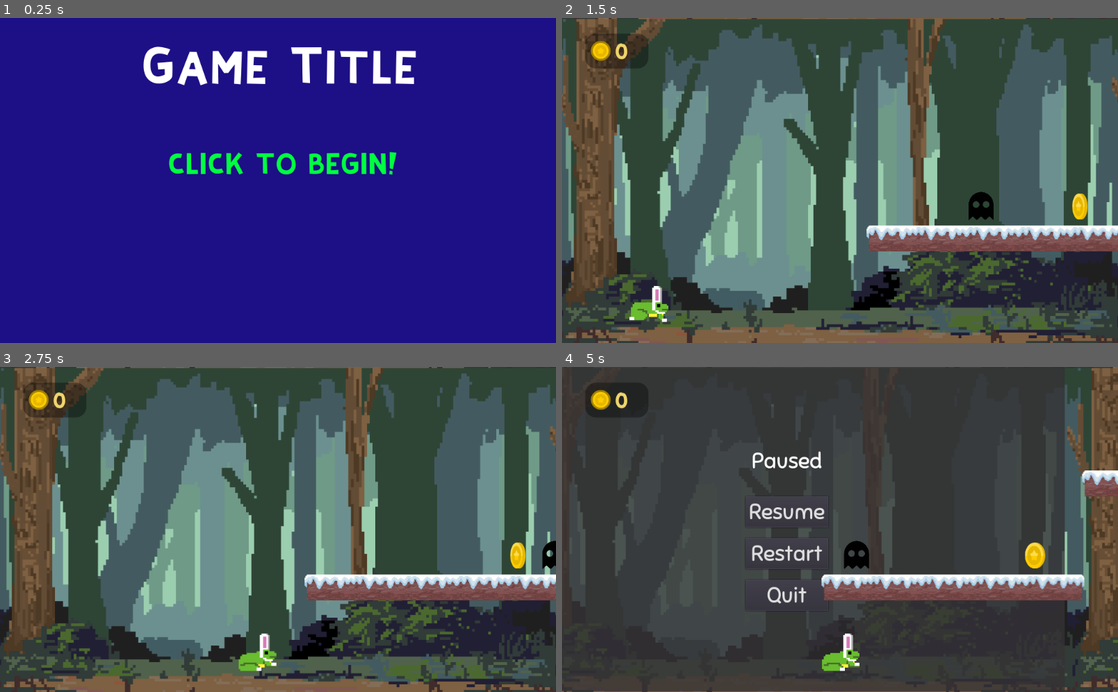
Above: before the commit, frames 1-4 (two rows, left to right).
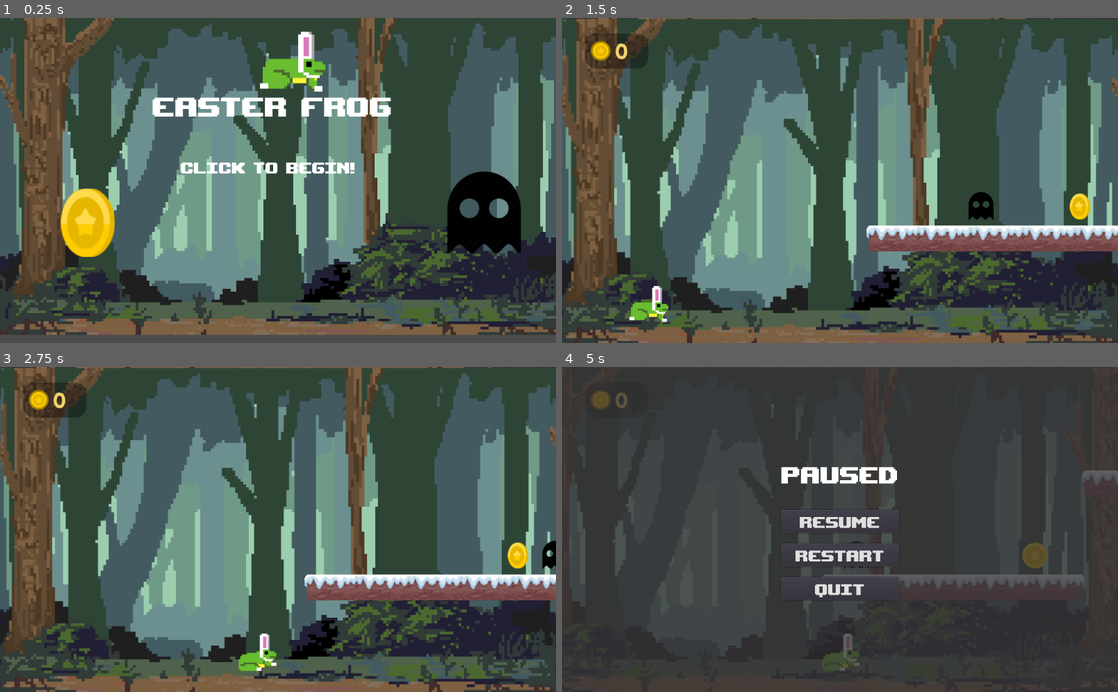
Above: after the commit, the same moments.

Repository: mmheyer/Bunny-Frog
Game: Godot game, scene res://TitleMenu.tscn
The game is run twice, just before and just after one commit, with the same random seed, the same clock (stepped at 60 frames per second) and the same inputs.
Inputs:
- Up to frame 1 (0.25 s): no input
- Up to frame 2 (1.5 s): click "CLICK TO BEGIN!" at 0.5 s; hold Right (right) from 1.28 s (still down)
- Up to frame 3 (2.75 s): keep holding Right (right); tap Space (jump) at 1.52, 2.27 s
- Up to frame 4 (5 s): release Right (right) at 2.78 s; hold Left (left) 2.78-3.53 s; hold Right (right) from 3.53 s (still down); tap Space (jump) at 3.77, 4.52 s; tap Escape (pause) at 4.9 s

The runs differ from the first frame. In frame 1, 100% of the frame differs, in the area x 0-100%, y 0-100%; in frame 2, 0.1%; in frame 3, 0.1%; in frame 4, 14%.

Commit message:
fixed pause menu, updated title screen

Diff:
--- /dev/null
+++ b/GUI.tscn
@@ -0,0 +1,7 @@
+[gd_scene load_steps=2 format=2]
+
+[ext_resource path="res://PauseMenu.tscn" type="PackedScene" id=1]
+
+[node name="GUI" type="CanvasLayer"]
+
+[node name="PauseMenu" parent="." instance=ExtResource( 1 )]
--- a/MainGame.tscn
+++ b/MainGame.tscn
@@ -1,7 +1,7 @@
 [gd_scene load_steps=20 format=2]
 
 [ext_resource path="res://bunnyfrog.tscn" type="PackedScene" id=1]
-[ext_resource path="res://PauseMenu.tscn" type="PackedScene" id=2]
+[ext_resource path="res://GUI.tscn" type="PackedScene" id=2]
 [ext_resource path="res://ASSETS/white.png" type="Texture" id=3]
 [ext_resource path="res://ASSETS/forestbackground1.png" type="Texture" id=4]
 [ext_resource path="res://ASSETS/blocks/block 2.png" type="Texture" id=5]
@@ -106,17 +106,6 @@
 "_edit_horizontal_guides_": [  ]
 }
 
-[node name="PauseMenu" parent="." instance=ExtResource( 2 )]
-visible = false
-anchor_left = 0.0
-anchor_top = 0.0
-anchor_right = 0.0
-anchor_bottom = 0.0
-margin_left = 0.0
-margin_top = 0.0
-margin_right = 1024.0
-margin_bottom = 600.0
-
 [node name="bunnyfrog" parent="." instance=ExtResource( 1 )]
 position = Vector2( 100, 497 )
 scale = Vector2( 0.6, 0.6 )
@@ -210,6 +199,8 @@
 [node name="coin 3" parent="coins" instance=ExtResource( 11 )]
 position = Vector2( 1693, 470 )
 
+[node name="GUI" parent="." instance=ExtResource( 2 )]
+
 [connection signal="coin_collected" from="coins/coin 1" to="HUD" method="_on_coin_collected"]
 [connection signal="coin_collected" from="coins/coin 2" to="HUD" method="_on_coin_collected"]
 [connection signal="coin_collected" from="coins/coin 3" to="HUD" method="_on_coin_collected"]
--- a/PauseMenu.gd
+++ b/PauseMenu.gd
@@ -17,7 +17,9 @@
 	self.is_paused = false
 
 func _on_RestartButton_pressed():
+	self.is_paused = false
 	get_tree().change_scene("res://MainGame.tscn")
 
 func _on_QuitButton_pressed():
+	self.is_paused = false
 	get_tree().change_scene("res://TitleMenu.tscn")
--- a/PauseMenu.tscn
+++ b/PauseMenu.tscn
@@ -1,10 +1,10 @@
 [gd_scene load_steps=5 format=2]
 
 [ext_resource path="res://PauseMenu.gd" type="Script" id=1]
-[ext_resource path="res://ASSETS/fonts/Sniglet-Regular.ttf" type="DynamicFontData" id=2]
+[ext_resource path="res://ASSETS/HUD & fonts/fonts/upheavtt.ttf" type="DynamicFontData" id=2]
 
 [sub_resource type="DynamicFont" id=1]
-size = 40
+size = 60
 font_data = ExtResource( 2 )
 
 [sub_resource type="DynamicFont" id=2]
@@ -13,6 +13,7 @@
 
 [node name="PauseMenu" type="Control"]
 pause_mode = 2
+visible = false
 anchor_left = 0.5
 anchor_top = 0.5
 anchor_right = 0.5
@@ -36,44 +37,44 @@
 anchor_bottom = 1.0
 
 [node name="VBoxContainer" type="VBoxContainer" parent="CenterContainer"]
-margin_left = 436.0
-margin_top = 149.0
-margin_right = 588.0
-margin_bottom = 451.0
+margin_left = 404.0
+margin_top = 170.0
+margin_right = 620.0
+margin_bottom = 430.0
 rect_min_size = Vector2( 75, 0 )
 custom_constants/separation = 20
 
 [node name="Label" type="Label" parent="CenterContainer/VBoxContainer"]
-margin_right = 152.0
-margin_bottom = 51.0
+margin_right = 216.0
+margin_bottom = 54.0
 custom_fonts/font = SubResource( 1 )
 text = "Paused"
 align = 1
 valign = 1
 
 [node name="Control" type="Control" parent="CenterContainer/VBoxContainer"]
-margin_top = 71.0
-margin_right = 152.0
-margin_bottom = 71.0
+margin_top = 74.0
+margin_right = 216.0
+margin_bottom = 74.0
 
 [node name="ResumeButton" type="Button" parent="CenterContainer/VBoxContainer"]
-margin_top = 91.0
-margin_right = 152.0
-margin_bottom = 148.0
+margin_top = 94.0
+margin_right = 216.0
+margin_bottom = 136.0
 custom_fonts/font = SubResource( 2 )
 text = "Resume"
 
 [node name="RestartButton" type="Button" parent="CenterContainer/VBoxContainer"]
-margin_top = 168.0
-margin_right = 152.0
-margin_bottom = 225.0
+margin_top = 156.0
+margin_right = 216.0
+margin_bottom = 198.0
 custom_fonts/font = SubResource( 2 )
 text = "Restart"
 
 [node name="QuitButton" type="Button" parent="CenterContainer/VBoxContainer"]
-margin_top = 245.0
-margin_right = 152.0
-margin_bottom = 302.0
+margin_top = 218.0
+margin_right = 216.0
+margin_bottom = 260.0
 custom_fonts/font = SubResource( 2 )
 text = "Quit"
 
--- a/TitleMenu.tscn
+++ b/TitleMenu.tscn
@@ -1,7 +1,11 @@
-[gd_scene load_steps=5 format=2]
+[gd_scene load_steps=9 format=2]
 
-[ext_resource path="res://ASSETS/fonts/KiriFont.ttf" type="DynamicFontData" id=1]
+[ext_resource path="res://ASSETS/HUD & fonts/fonts/upheavtt.ttf" type="DynamicFontData" id=1]
 [ext_resource path="res://PlayButton.gd" type="Script" id=2]
+[ext_resource path="res://ASSETS/enemy temp.png" type="Texture" id=3]
+[ext_resource path="res://ASSETS/forestbackground1.png" type="Texture" id=4]
+[ext_resource path="res://coin.tscn" type="PackedScene" id=5]
+[ext_resource path="res://ASSETS/player/bunnyfrog+walk3.png" type="Texture" id=6]
 
 [sub_resource type="DynamicFont" id=1]
 size = 70
@@ -16,25 +20,25 @@
 anchor_right = 1.0
 anchor_bottom = 1.0
 
-[node name="ColorRect" type="ColorRect" parent="."]
-margin_right = 1024.0
-margin_bottom = 600.0
-color = Color( 0.113725, 0.0588235, 0.521569, 1 )
+[node name="TextureRect" type="TextureRect" parent="."]
+margin_right = 40.0
+margin_bottom = 40.0
+texture = ExtResource( 4 )
 
 [node name="Label" type="Label" parent="."]
-margin_left = 249.0
-margin_top = 62.0
-margin_right = 782.0
-margin_bottom = 145.0
+margin_left = 281.0
+margin_top = 129.0
+margin_right = 814.0
+margin_bottom = 212.0
 custom_fonts/font = SubResource( 1 )
-text = "[Game Title]"
+text = "Easter Frog"
 
 [node name="PlayButton" type="Button" parent="."]
-margin_left = 303.0
+margin_left = 276.0
 margin_top = 213.0
-margin_right = 739.0
+margin_right = 712.0
 margin_bottom = 337.0
-custom_colors/font_color = Color( 0, 1, 0.25098, 1 )
+custom_colors/font_color = Color( 1, 1, 1, 1 )
 custom_colors/font_color_hover = Color( 1, 0, 0.72549, 1 )
 custom_colors/font_color_pressed = Color( 1, 0, 0, 1 )
 custom_fonts/font = SubResource( 2 )
@@ -42,4 +46,17 @@
 flat = true
 script = ExtResource( 2 )
 
+[node name="EnemyTemp" type="Sprite" parent="."]
+position = Vector2( 896, 365 )
+scale = Vector2( 0.707031, 0.707031 )
+texture = ExtResource( 3 )
+
+[node name="coin" parent="." instance=ExtResource( 5 )]
+position = Vector2( 162, 378 )
+scale = Vector2( 2, 2 )
+
+[node name="Bunnyfrog+walk3" type="Sprite" parent="."]
+position = Vector2( 539, 78 )
+texture = ExtResource( 6 )
+
 [connection signal="pressed" from="PlayButton" to="PlayButton" method="_on_PlayButton_pressed"]
--- a/coin.tscn
+++ b/coin.tscn
@@ -28,7 +28,6 @@
 scale = Vector2( 0.75, 0.75 )
 frames = SubResource( 2 )
 animation = "spin"
-frame = 1
 playing = true
 
 [connection signal="body_entered" from="." to="." method="_on_coin_body_entered"]
Renamed: ASSETS/fonts/KiriFont.ttf -> ASSETS/HUD & fonts/fonts/KiriFont.ttf
Renamed: ASSETS/fonts/Sniglet-Regular.ttf -> ASSETS/HUD & fonts/fonts/Sniglet-Regular.ttf
Binary file added: ASSETS/HUD & fonts/fonts/Upheaval.fon
Not shown, added: ASSETS/HUD & fonts/fonts/upheaval.txt
Binary file added: ASSETS/HUD & fonts/fonts/upheavtt.ttf
